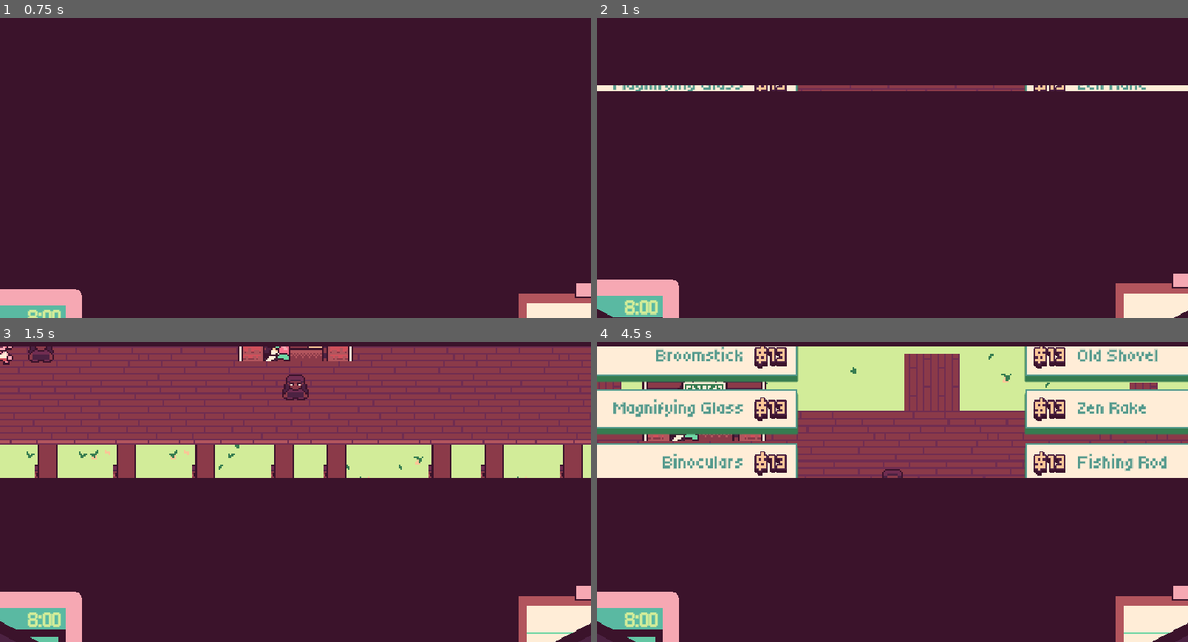
Above: before the commit, frames 1-4 (two rows, left to right).
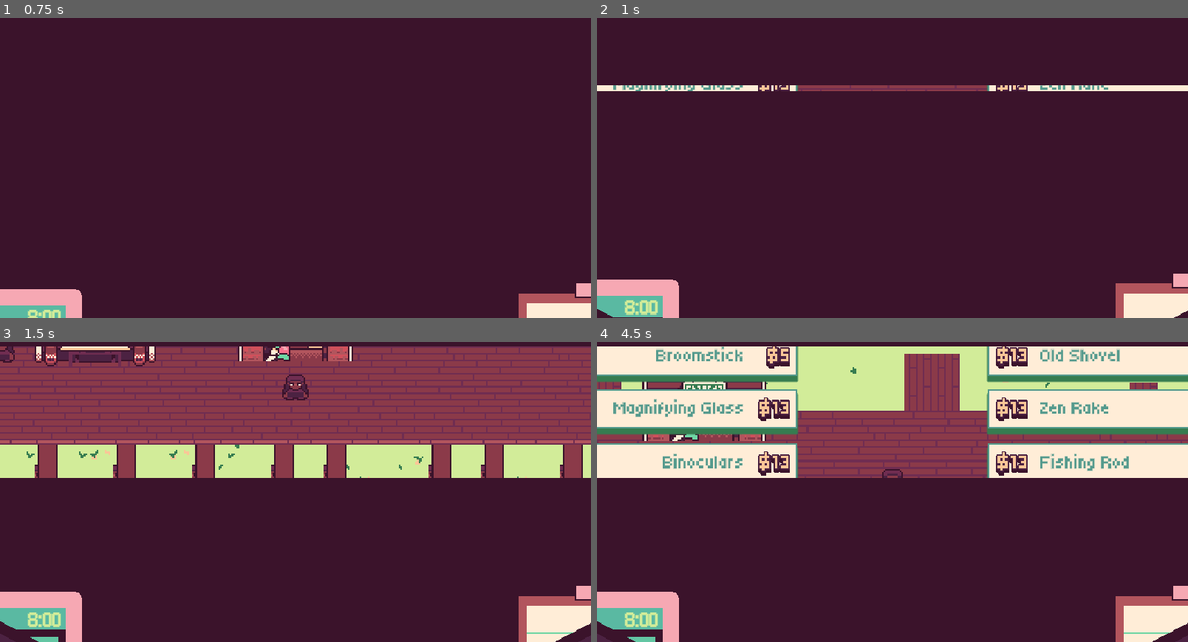
Above: after the commit, the same moments.

Repository: AstralStew/ProjectThirstyMerc
Game: Godot game, scene res://Scenes/game_scene.tscn
The game is run twice, just before and just after one commit, with the same random seed, the same clock (stepped at 60 frames per second) and the same inputs.
Inputs (mouse positions are in pixels of both pictures, inside the frame that each line leads up to):
- Up to frame 1 (0.75 s): click "Broomstick" at 0.5 s
- Up to frame 2 (1 s): no input
- Up to frame 3 (1.5 s): click "Magnifying Glass" at 1.25 s
- Up to frame 4 (4.5 s): tap Enter at 2 s; move the mouse to (1022, 390) at 2.02 s; press the mouse at (1022, 390) at 2.03 s; release the mouse at (1022, 390) at 2.75 s; drag from (774, 435) to (827, 582) at 2.77 s; move the mouse to (outside the picture) at 3.52 s; press the mouse at (outside the picture) at 3.53 s; release the mouse at (outside the picture) at 4.25 s; drag from (862, 504) to (715, 342) at 4.27 s

Frame 1 is identical in both runs. In frame 2, 0.4% of the frame differs, in the area x 26-93%, y 22-25%; in frame 3, 1.1%; in frame 4, 5.5%, in the area x 26-97%, y 1-46%.

Commit message:
Shop futzing

Diff:
--- a/Scenes/game_scene.tscn
+++ b/Scenes/game_scene.tscn
@@ -165,6 +165,7 @@
 anti_aliasing = false
 
 [sub_resource type="StyleBoxEmpty" id="StyleBoxEmpty_4k3ma"]
+content_margin_right = 3.0
 
 [sub_resource type="StyleBoxFlat" id="StyleBoxFlat_opjrb"]
 content_margin_left = 10.0
@@ -507,6 +508,12 @@
 texture = ExtResource("4_kiiqx")
 region_enabled = true
 region_rect = Rect2(16, 64, 72, 64)
+
+[node name="Shop2" type="Sprite2D" parent="World/Entities" unique_id=2112917581]
+position = Vector2(-88, -427)
+texture = ExtResource("4_kiiqx")
+region_enabled = true
+region_rect = Rect2(104, 0, 80, 72)
 
 [node name="Characters" type="Node2D" parent="World/Entities" unique_id=277602795]
 y_sort_enabled = true
@@ -633,7 +640,7 @@
 grow_vertical = 2
 
 [node name="NPC1_Idle" type="CharacterBody2D" parent="World/Entities/Characters" unique_id=1602917566 node_paths=PackedStringArray("body", "head")]
-position = Vector2(-148, -406)
+position = Vector2(-172, -406)
 script = ExtResource("11_gqlrj")
 body = NodePath("Body")
 head = NodePath("Head")
@@ -679,7 +686,7 @@
 debug_path_custom_line_width = 0.45
 
 [node name="NPC2_Idle" type="CharacterBody2D" parent="World/Entities/Characters" unique_id=2104998121 node_paths=PackedStringArray("body", "head")]
-position = Vector2(-124, -407)
+position = Vector2(-148, -407)
 script = ExtResource("11_gqlrj")
 body = NodePath("Body")
 head = NodePath("Head")
@@ -725,7 +732,7 @@
 debug_path_custom_line_width = 0.45
 
 [node name="NPC3_Idle" type="CharacterBody2D" parent="World/Entities/Characters" unique_id=2098464179 node_paths=PackedStringArray("body", "head")]
-position = Vector2(-270, -371)
+position = Vector2(-294, -371)
 script = ExtResource("11_gqlrj")
 body = NodePath("Body")
 head = NodePath("Head")
@@ -771,7 +778,7 @@
 debug_path_custom_line_width = 0.45
 
 [node name="NPC4_Idle" type="CharacterBody2D" parent="World/Entities/Characters" unique_id=1729245213 node_paths=PackedStringArray("body", "head")]
-position = Vector2(-270, -389)
+position = Vector2(-294, -389)
 script = ExtResource("11_gqlrj")
 body = NodePath("Body")
 head = NodePath("Head")
@@ -1291,7 +1298,7 @@
 theme_override_constants/separation = 0
 
 [node name="ButtonOption1" type="Button" parent="HUD/Shop/DialoguePlayer/MarginContainer/LeftTools" unique_id=287742062]
-custom_minimum_size = Vector2(0, 24)
+custom_minimum_size = Vector2(99.755, 24)
 layout_mode = 2
 size_flags_vertical = 6
 theme_override_colors/font_color = Color(0.32941177, 0.6039216, 0.5529412, 1)
@@ -1329,12 +1336,12 @@
 theme_override_fonts/font = ExtResource("50_asuqw")
 theme_override_font_sizes/font_size = 17
 theme_override_styles/normal = SubResource("StyleBoxEmpty_4k3ma")
-text = "$13"
-horizontal_alignment = 1
+text = "$5"
+horizontal_alignment = 2
 vertical_alignment = 1
 
 [node name="ButtonOption2" type="Button" parent="HUD/Shop/DialoguePlayer/MarginContainer/LeftTools" unique_id=1894606462]
-custom_minimum_size = Vector2(0, 24)
+custom_minimum_size = Vector2(99.755, 24)
 layout_mode = 2
 size_flags_vertical = 6
 theme_override_colors/font_color = Color(0.32941177, 0.6039216, 0.5529412, 1)
@@ -1373,11 +1380,11 @@
 theme_override_font_sizes/font_size = 17
 theme_override_styles/normal = SubResource("StyleBoxEmpty_4k3ma")
 text = "$13"
-horizontal_alignment = 1
+horizontal_alignment = 2
 vertical_alignment = 1
 
 [node name="ButtonOption3" type="Button" parent="HUD/Shop/DialoguePlayer/MarginContainer/LeftTools" unique_id=1518128539]
-custom_minimum_size = Vector2(0, 24)
+custom_minimum_size = Vector2(99.755, 24)
 layout_mode = 2
 size_flags_vertical = 6
 theme_override_colors/font_color = Color(0.32941177, 0.6039216, 0.5529412, 1)
@@ -1416,11 +1423,11 @@
 theme_override_font_sizes/font_size = 17
 theme_override_styles/normal = SubResource("StyleBoxEmpty_4k3ma")
 text = "$13"
-horizontal_alignment = 1
+horizontal_alignment = 2
 vertical_alignment = 1
 
 [node name="ButtonOption4" type="Button" parent="HUD/Shop/DialoguePlayer/MarginContainer/LeftTools" unique_id=1596452324]
-custom_minimum_size = Vector2(0, 24)
+custom_minimum_size = Vector2(99.755, 24)
 layout_mode = 2
 size_flags_vertical = 6
 theme_override_colors/font_color = Color(0.32941177, 0.6039216, 0.5529412, 1)
@@ -1459,7 +1466,7 @@
 theme_override_font_sizes/font_size = 17
 theme_override_styles/normal = SubResource("StyleBoxEmpty_4k3ma")
 text = "$13"
-horizontal_alignment = 1
+horizontal_alignment = 2
 vertical_alignment = 1
 
 [node name="RightTools" type="VBoxContainer" parent="HUD/Shop/DialoguePlayer/MarginContainer" unique_id=40888150]
@@ -1468,7 +1475,7 @@
 theme_override_constants/separation = 0
 
 [node name="ButtonOption1" type="Button" parent="HUD/Shop/DialoguePlayer/MarginContainer/RightTools" unique_id=1601207178]
-custom_minimum_size = Vector2(0, 24)
+custom_minimum_size = Vector2(99.755, 24)
 layout_direction = 3
 layout_mode = 2
 size_flags_vertical = 6
@@ -1512,7 +1519,7 @@
 vertical_alignment = 1
 
 [node name="ButtonOption2" type="Button" parent="HUD/Shop/DialoguePlayer/MarginContainer/RightTools" unique_id=865295906]
-custom_minimum_size = Vector2(0, 24)
+custom_minimum_size = Vector2(99.755, 24)
 layout_direction = 3
 layout_mode = 2
 size_flags_vertical = 6
@@ -1556,7 +1563,7 @@
 vertical_alignment = 1
 
 [node name="ButtonOption3" type="Button" parent="HUD/Shop/DialoguePlayer/MarginContainer/RightTools" unique_id=2114213581]
-custom_minimum_size = Vector2(0, 24)
+custom_minimum_size = Vector2(99.755, 24)
 layout_direction = 3
 layout_mode = 2
 size_flags_vertical = 6
@@ -1600,7 +1607,7 @@
 vertical_alignment = 1
 
 [node name="ButtonOption4" type="Button" parent="HUD/Shop/DialoguePlayer/MarginContainer/RightTools" unique_id=2055640213]
-custom_minimum_size = Vector2(0, 24)
+custom_minimum_size = Vector2(99.755, 24)
 layout_direction = 3
 layout_mode = 2
 size_flags_vertical = 6
